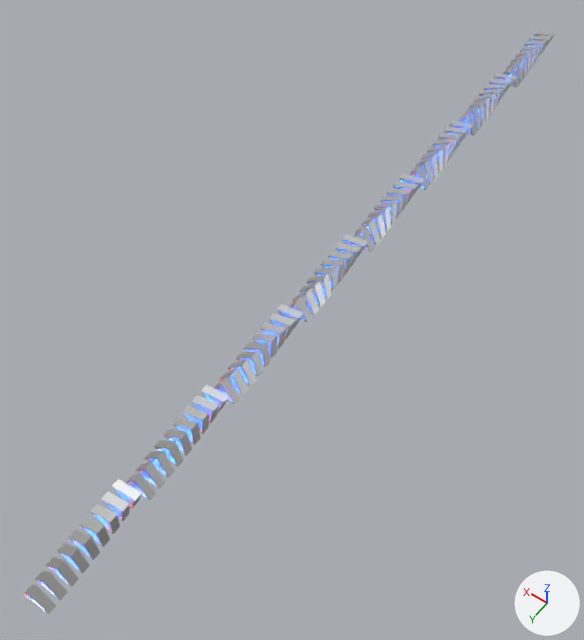
One commit to the Blender file triangles.blend: the scene before it, then after it.
The view is the same before and after, from a 50 mm lens placed at (-39.3, 122.7, 85.7), pointed at (2.8, 63.7, -6.9). Arrows for +X, +Y and +Z are at lower right; the lights stay in place.

Objects in the first picture: 'Triangle', 'Whatever', 'Whatever.001', 'Whatever.002', 'Whatever.003', 'Whatever.004', 'Whatever.005', 'Whatever.006'.
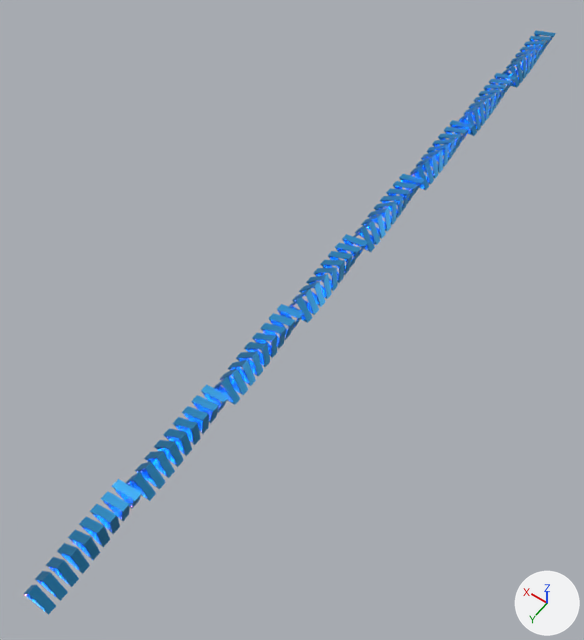
Changed parts and their boxes (x1, y1, x2, y2) in the pictures (584 x 640 px):
'Whatever.006', recoloured (white to blue): (24, 479, 142, 615) in both
'Whatever.005', recoloured: (126, 385, 229, 501) in both
'Whatever.004', recoloured: (214, 304, 304, 405) in both
'Whatever.003', recoloured: (289, 234, 369, 323) in both
'Whatever.002', recoloured: (353, 174, 424, 252) in both
'Whatever.001', recoloured: (408, 120, 473, 190) in both
'Triangle', recoloured: (457, 73, 517, 136) in both
'Whatever', recoloured: (500, 30, 556, 88) in both

What changed in the scene script:
```text
Change mat_material_001:
    mat_material_001.base_color: (0.8, 0.8, 0.8) -> (0.0559, 0.389, 0.8)  # white #e7e7e7 -> blue #43a8e7
```
